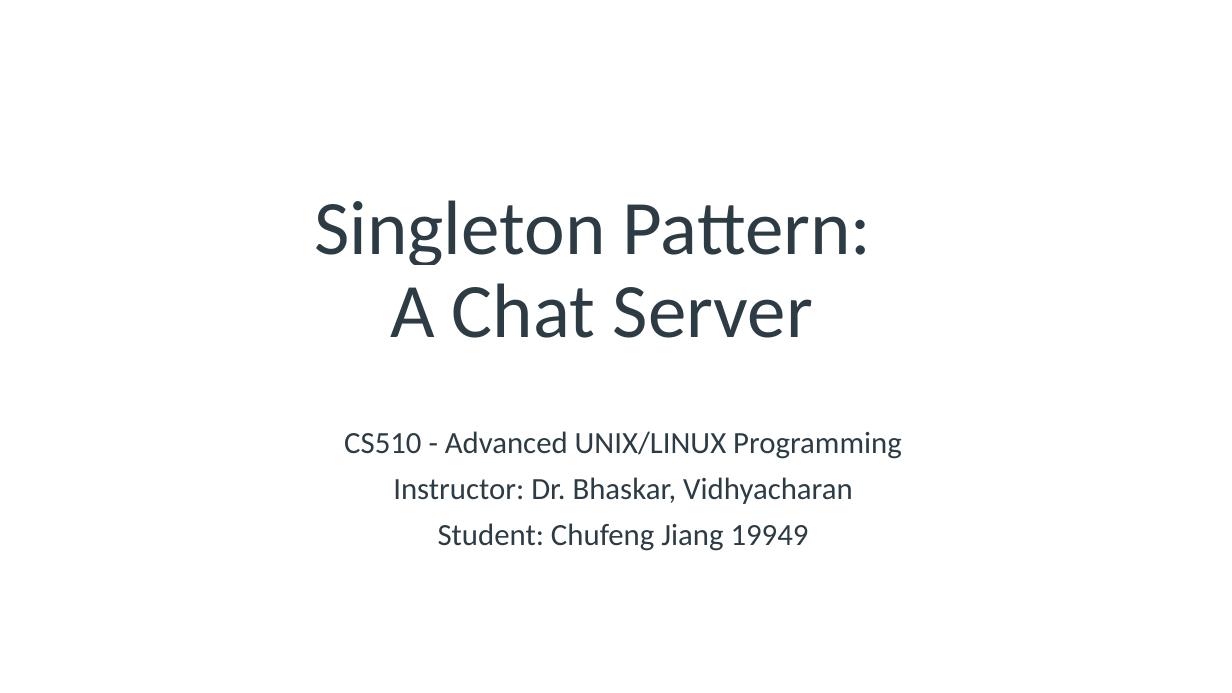
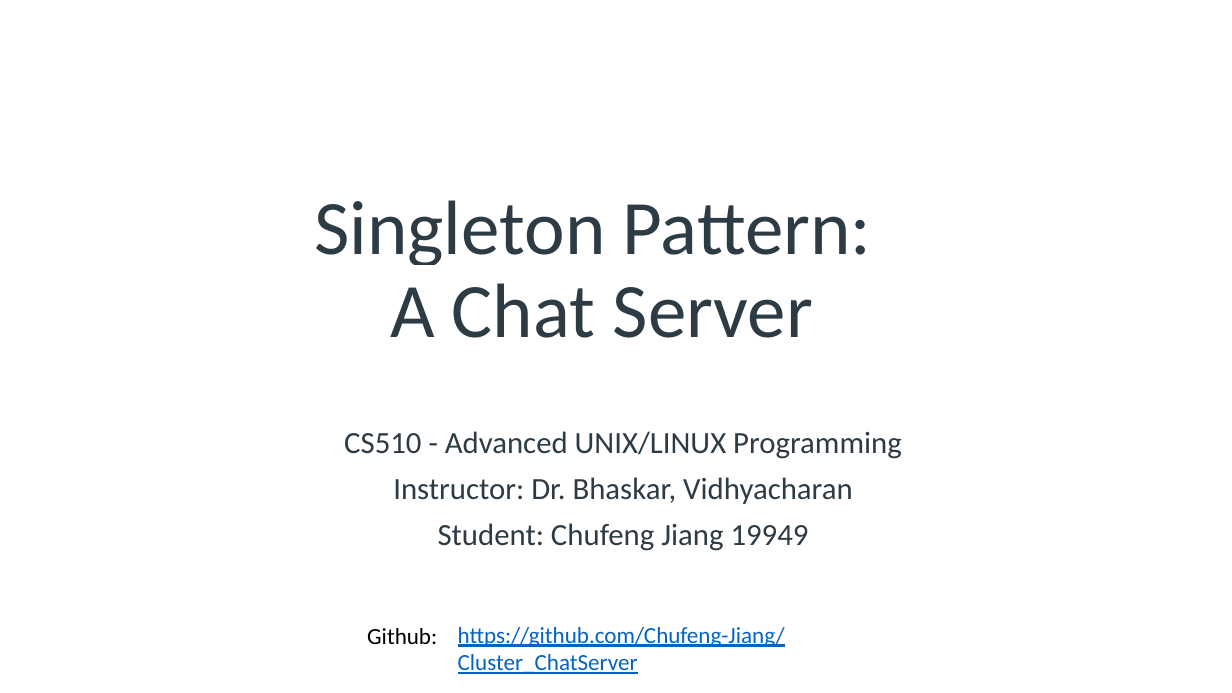
Before and after one commit to Chufeng-Jiang/Cluster_ChatServer, a slide deck: slide 1 of Advanced Linux Final Project.pptx. Drawn at 1232x693 pixels with LibreOffice and Linux fonts; fonts in the diff are those of the drawing. Boxes give left, top, right and bottom in pixels: in the first picture for what was removed or moved away, otherwise in the second. Text is boxed around its words. In the diff, an @@ line names an element or a change of style, - is before the commit and + after.

```diff
--- a/Advanced Linux Final Project.pptx
+++ b/Advanced Linux Final Project.pptx
@@ text added at [367,628,437,644], 18 pt, text #000000 @@
+Github:
@@ text added at [458,627,785,674], 18 pt, text #0563C1, underline @@
+https://github.com/Chufeng-Jiang/Cluster_ChatServer
```
Also in this commit, not shown: 4 other slides changed, 2 slides added.
